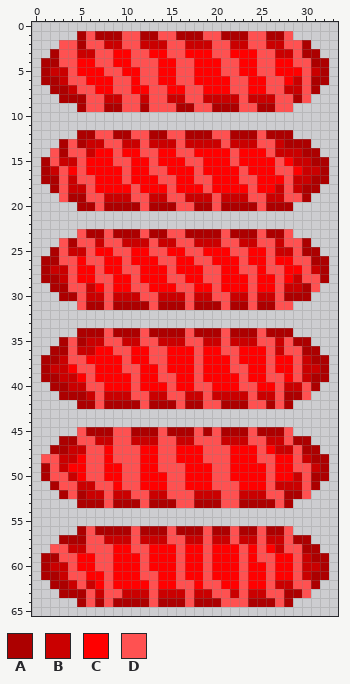
Sprite sheet: InvadidoZin/Jogo/Assets/Laser.png. The first picture shows the starting point.
The file is 34x66 pixels.
Palette (. is transparent): A #ac0000  B #ca0000  C #ff0000  D #ff5151
And afterwards:
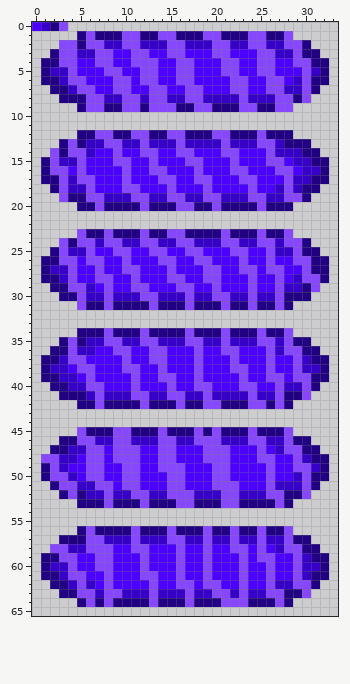
Difference:
Colour A changes from #ac0000 to #210083.
Colour B changes from #ca0000 to #3700c8.
Colour C changes from #ff0000 to #4c00ff.
Colour D changes from #ff5151 to #8747ff.
The author put colour A in row 0 at x 2.
Colour B becomes colour A in row 27 at x 31.
Colour D becomes colour A in row 31 at x 28.
The author put colour B in row 0 at x 1.
The author put colour C in row 0 at x 0.
The author put colour D in row 0 at x 3.
Colour A becomes colour D in row 34 at x 28; in row 63 at x 5.
Colour B becomes colour D in row 16 at x 2; in row 19 at x 19; in row 24 at x 12; in row 39 at x 30; in row 47 at x 28.
Colour C becomes colour D in row 14 at x 21; in row 15 at x 26; in row 16 at x 22; in row 18 at x 10; in row 58 at x 22.
